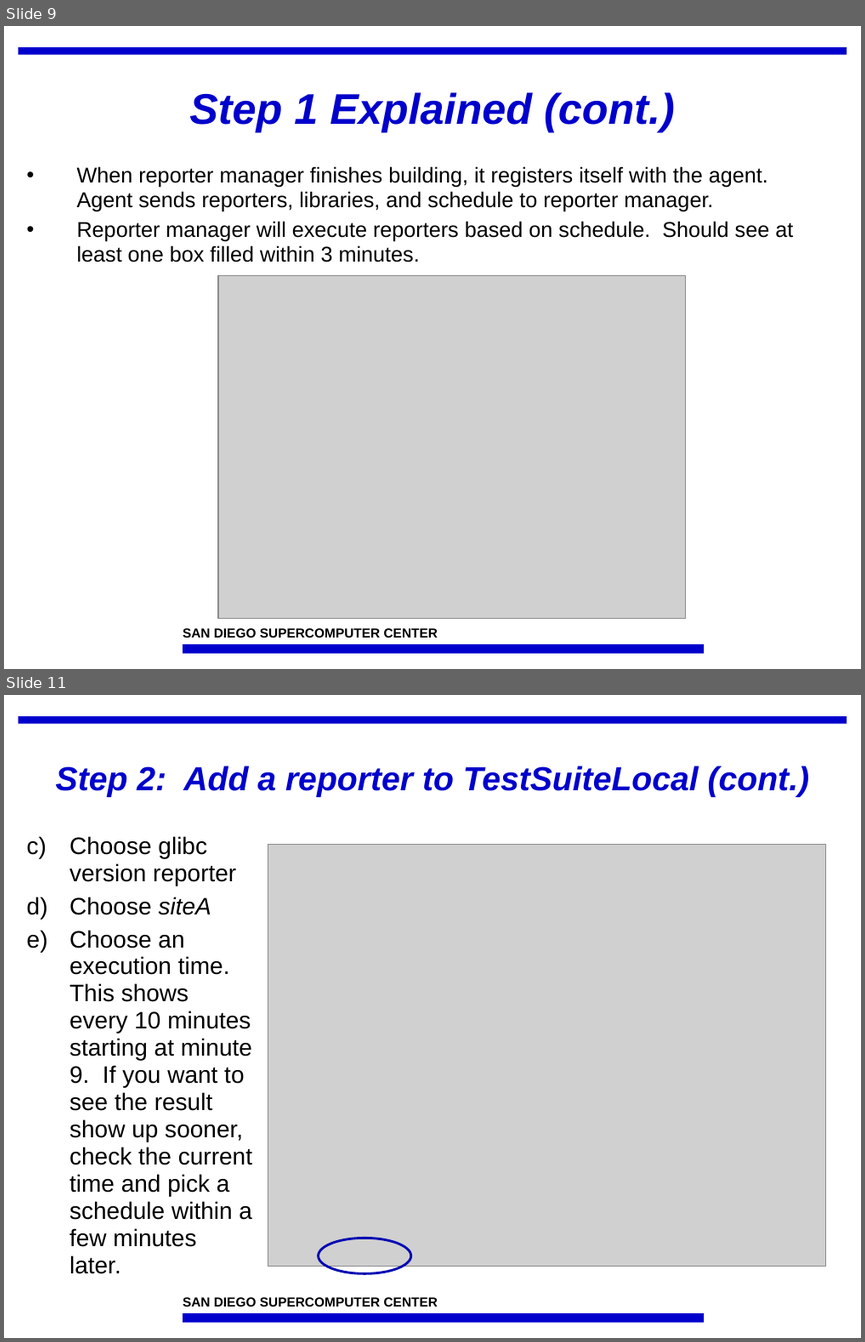
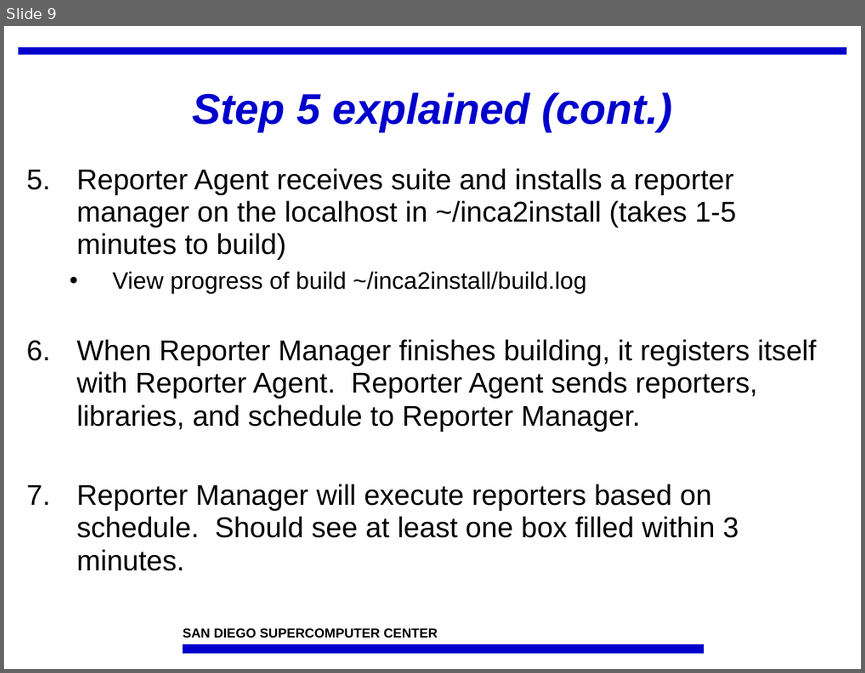
Before and after one commit to IncaProject/inca-xsede, a slide deck: talks/feb-06-workshop/deploy1.ppt. Shown one above the other, each under a label of ours: slides 9 and 11 before the commit, slide 9 after it; the slides between them are not shown. The pictures are 865x1342 and 865x673 pixels, drawn with LibreOffice and Linux fonts; fonts in the diff are those of the drawing; grey boxes stand for pictures; background and template pictures are left out. Boxes give left, top, right and bottom in pixels: in the first picture for what was removed or moved away, otherwise in the second. Text is boxed around its words. In the diff, an @@ line names an element or a change of style, - is before the commit and + after.

Commit message:
Updated based on feedback

```diff
--- a/talks/feb-06-workshop/deploy1.ppt
+++ b/talks/feb-06-workshop/deploy1.ppt
@@ slide 11 removed at (4, 695, 861, 1338), background #FFFFFF; not listed: 3 template elements that a slide beside it also shows @@
@@ title removed at (56, 766, 810, 797) @@
-Step 2: Add a reporter to TestSuiteLocal (cont.)
@@ text removed at (69, 836, 252, 1274) @@
-c) Choose glibc version reporter
-d) Choose siteA
-e) Choose an execution time. This shows every 10 minutes starting at minute 9. If you want to see the result show up sooner, check the current time and pick a schedule within a few minutes later.
@@ picture removed at (268, 844, 826, 1265) @@
@@ ellipse removed at (318, 1237, 411, 1273) @@
@@ slide 9 changed as well @@
@@ title at (192, 92, 672, 132): text changed @@
-Step 1 Explained (cont.)
+Step 5 explained (cont.)
@@ text at (77, 168, 816, 571): text changed; size 18 to 24 pt @@
-• When reporter manager finishes building, it registers itself with the agent. Agent sends reporters, libraries, and schedule to reporter manager.
-• Reporter manager will execute reporters based on schedule. Should see at least one box filled within 3 minutes.
+5. Reporter Agent receives suite and installs a reporter manager on the localhost in ~/inca2install (takes 1-5 minutes to build)
+  • View progress of build ~/inca2install/build.log
+6. When Reporter Manager finishes building, it registers itself with Reporter Agent. Reporter Agent sends reporters, libraries, and schedule to Reporter Manager.
+7. Reporter Manager will execute reporters based on schedule. Should see at least one box filled within 3 minutes.
@@ picture removed at (218, 276, 685, 619) @@
```
Also in this commit, not shown: 7 other slides changed, 3 slides added, 17 other slides removed.
